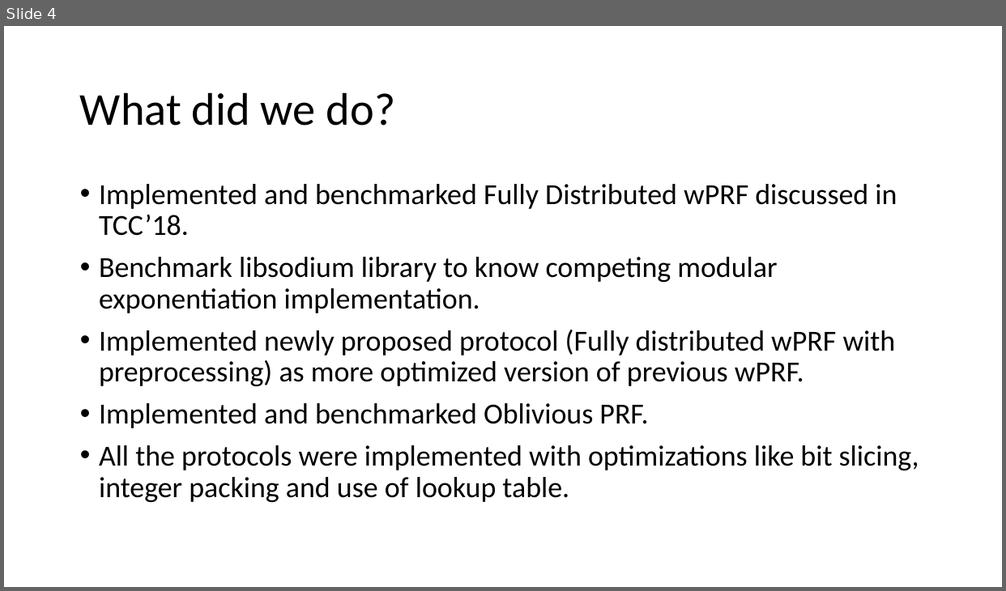
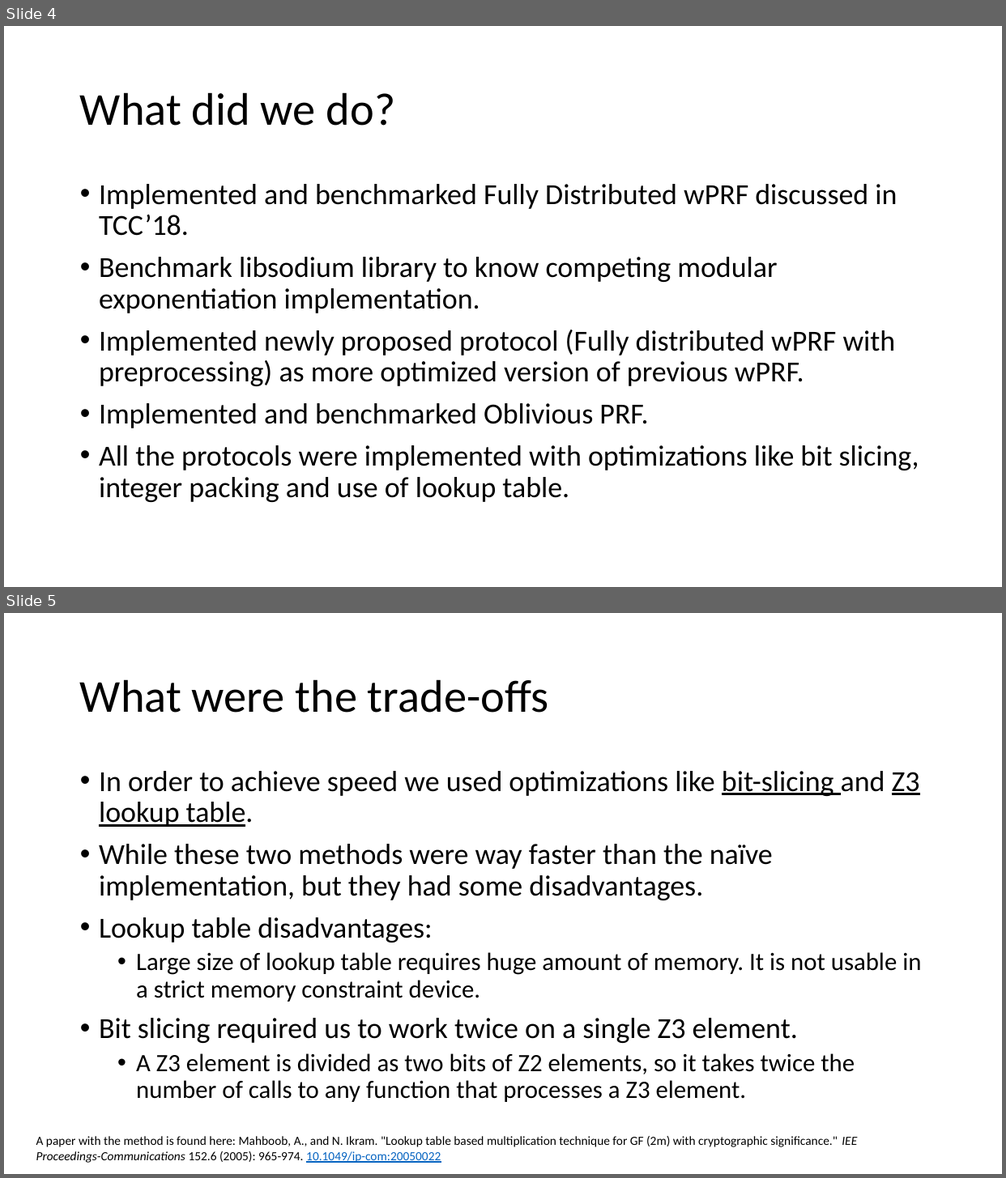
Before and after one commit to wewakesharma/PseudoRandomFunction, a slide deck: Documents/analysis/additional_details_plan.pptx. Shown one above the other, each under a label of ours: slide 4 before the commit, slides 4 and 5 after it. The pictures are 1006x591 and 1006x1178 pixels, drawn with LibreOffice and Linux fonts; fonts in the diff are those of the drawing. Boxes give left, top, right and bottom in pixels: in the first picture for what was removed or moved away, otherwise in the second. Text is boxed around its words. In the diff, an @@ line names an element or a change of style, - is before the commit and + after.

```diff
--- a/Documents/analysis/additional_details_plan.pptx
+++ b/Documents/analysis/additional_details_plan.pptx
@@ slide 5 added at [4,613,1002,1174], background #FFFFFF @@
@@ title added at [80,679,549,713], 44 pt, text #000000 @@
+What were the trade-offs
@@ text added at [99,771,921,1102], 28 pt, text #000000 @@
+• In order to achieve speed we used optimizations like bit-slicing and Z3 lookup table.
+• While these two methods were way faster than the naïve implementation, but they had some disadvantages.
+• Lookup table disadvantages:
+  • Large size of lookup table requires huge amount of memory. It is not usable in a strict memory constraint device.
+• Bit slicing required us to work twice on a single Z3 element.
+  • A Z3 element is divided as two bits of Z2 elements, so it takes twice the number of calls to any function that processes a Z3 element.
@@ text added at [36,1136,857,1163], 12 pt, text #000000 @@
+A paper with the method is found here: Mahboob, A., and N. Ikram. "Lookup table based multiplication technique for GF (2m) with cryptographic significance." IEE Proceedings-Communications 152.6 (2005): 965-974. 10.1049/ip-com:20050022
```
Also in this commit, not shown: 2 other slides added, 1 slide removed.
